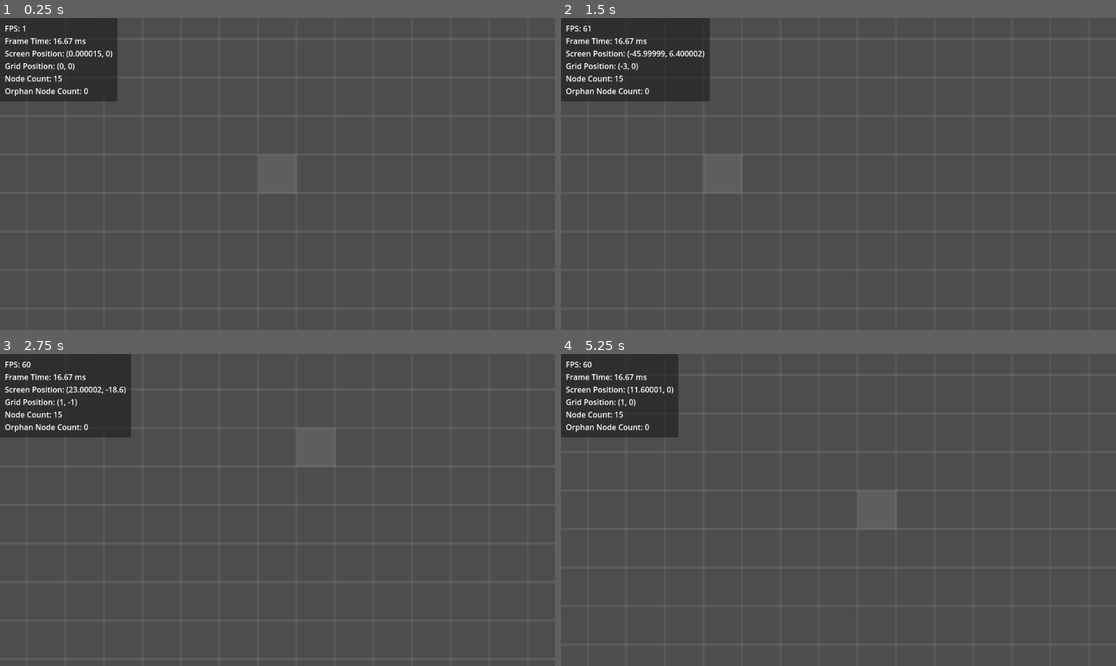
Above: before the commit, frames 1-4 (two rows, left to right).
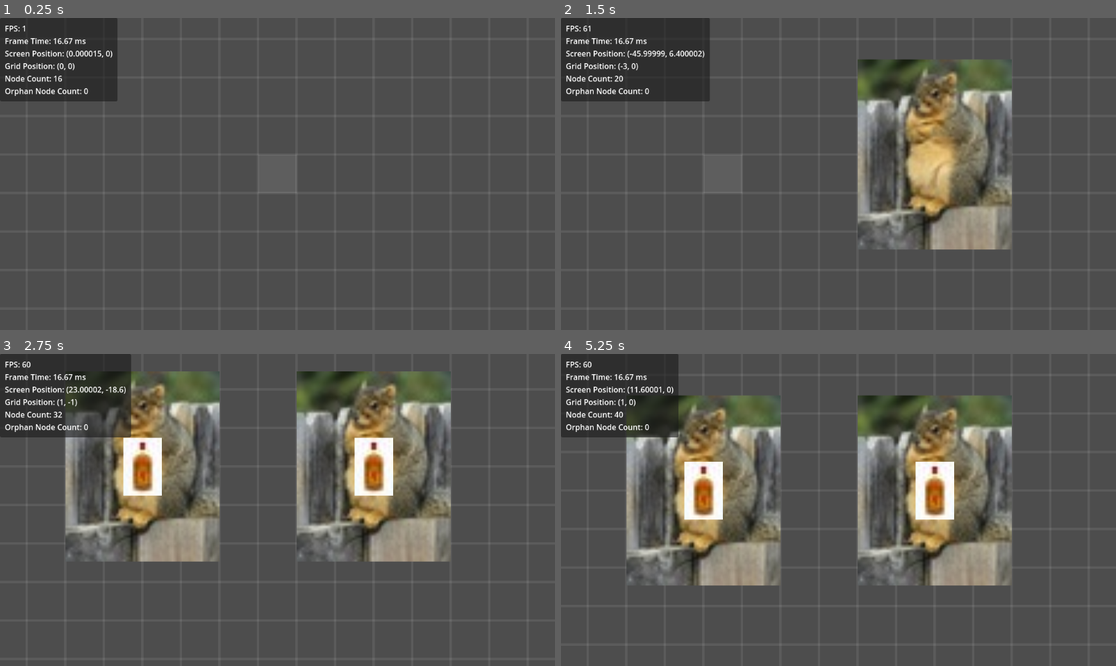
Above: after the commit, the same moments.

Repository: atomazu/vtuber-jam
Game: Godot game, scene res://main.tscn
The game is run twice, just before and just after one commit, with the same random seed, the same clock (stepped at 60 frames per second) and the same inputs.
Inputs (mouse positions are in pixels of both pictures, inside the frame that each line leads up to):
- Up to frame 1 (0.25 s): no input
- Up to frame 2 (1.5 s): tap Enter at 0.5 s; move the mouse to (960, 158) at 0.52 s; click (960, 158) at 0.6 s; right-click (960, 158) at 0.8 s; tap Space at 1.25 s; move the mouse to (727, 189) at 1.27 s; right-click (727, 189) at 1.35 s
- Up to frame 3 (2.75 s): click (166, 525) at 1.55 s; tap Enter at 2 s; move the mouse to (333, 441) at 2.02 s; tap S (cam_down) at 2.1 s; click (333, 441) at 2.17 s; right-click (333, 441) at 2.3 s
- Up to frame 4 (5.25 s): tap Space at 2.75, 4.25 s; move the mouse to (810, 572) at 2.77 s; tap A (cam_left) at 2.85 s; click (810, 572) at 3.05 s; tap Enter at 3.5 s; move the mouse to (1005, 556) at 3.52 s; tap D (cam_right) at 3.6 s; click (1005, 556) at 3.67 s; right-click (1005, 556) at 3.8 s; move the mouse to (672, 463) at 4.27 s; tap W (cam_up) at 4.35 s; click (672, 463) at 4.55 s; move the mouse to (866, 510) at 5.02 s; click (866, 510) at 5.1 s

The runs differ from the first frame. In frame 1, less than 0.1% of the frame differs, in the area x 10-12%, y 18-21%; in frame 2, 12%; in frame 3, 23%; in frame 4, 24%, in the area x 9-82%, y 13-75%.

Commit message:
add auto generated names to buildings, add temp building placement logic with bounds and got rid of those pesky orphans

Diff:
--- a/building_system/building.gd
+++ b/building_system/building.gd
@@ -1,5 +1,9 @@
 class_name Building
 extends Node2D
+
+signal has_died
+
+@onready var projectile_parent = get_tree().get_first_node_in_group("projectiles")
 
 var sprite: Sprite2D
 var sprite_path: String
@@ -17,15 +21,16 @@
 var damage: int
 var projectile
 var projectile_type
-var projectile_factory = ProjectileFactory.new()
-enum BuildingState {IDLE, SHOOTING, DESTROYED}
+var projectile_factory = ProjectileFactory
+
+enum BuildingState { IDLE, SHOOTING, DESTROYED }
+
 
 func _init(building_data: BuildingData):
 	sprite = Sprite2D.new()
 	sprite_path = building_data.sprite_path
 	sprite_death_path = building_data.death_sprite_path
 	sprite.texture = load(sprite_path)
-
 	circle_shape = CircleShape2D.new()
 	circle_shape.radius = building_data.shot_range * Grid.cell_size
 
@@ -48,8 +53,8 @@
 
 func _ready() -> void:
 	add_child(shot_area)
+	add_child(sprite)
 	shot_area.add_child(collision_shape)
-	add_child(sprite)
 
 
 func place(location: Vector2) -> void:
@@ -58,26 +63,33 @@
 
 func remove() -> void:
 	state = BuildingState.DESTROYED
-	remove_child(shot_area)
 	sprite.texture = load(sprite_death_path)
+	collision_shape.disabled = true
+
 	await get_tree().create_timer(2).timeout
+	has_died.emit()
+
+	destroy()
+
+
+func destroy():
+	sprite.queue_free()
+	collision_shape.queue_free()
+	shot_area.queue_free()
 	queue_free()
 
 
-
 func shooting():
-	print(damage)
 	state = BuildingState.SHOOTING
 	enemys = shot_area.get_overlapping_areas()
-	print(enemys[0])
 	target = enemys[0].get_parent()
 	if is_instance_valid(target):
 		projectile = projectile_factory.create_projectile(projectile_type, damage, shot_speed, target, position)
-		get_tree().get_root().add_child.call_deferred(projectile)
+		projectile_parent.add_child.call_deferred(projectile)
 		enemys[0].get_parent().get_damaged(damage)
 		await get_tree().create_timer(firerate).timeout
 	state = BuildingState.IDLE
-	print(health)
+	print("Damage: ", damage,  " | Target: ", target.get_meta("name"), " | Health: ", health)
 
 
 func get_damaged(got_damage: int):
--- a/building_system/building_factory.gd
+++ b/building_system/building_factory.gd
@@ -45,5 +45,5 @@
 			return null
 
 	var b = Building.new(building_data)
-	b.position = Vector2.ZERO
+	b.set_meta("type", type)
 	return b
--- a/building_system/building_manager.gd
+++ b/building_system/building_manager.gd
@@ -4,7 +4,15 @@
 var _buildings: Dictionary = {}
 var _root: Node2D
 var selected_building = ""
-var _factory = BuildingFactory.new()
+var _factory = BuildingFactory
+
+var _instance_names = [
+	"Alpha", "Beta", "Gamma", "Delta", "Epsilon",
+	"Zeta", "Eta", "Theta", "Iota", "Kappa",
+	"Lambda", "Mu", "Nu", "Xi", "Omicron",
+	"Pi", "Rho", "Sigma", "Tau", "Upsilon",
+	"Phi", "Chi", "Psi", "Omega"
+]
 
 func _init(root: Node2D = null):
 	_root = root
@@ -18,6 +26,9 @@
 func building_intersects(building: Building, cell: Vector2) -> bool:
 	var building_rect = Rect2(cell, building.size)
 
+	if not Grid.rect_in_bounds(building_rect):
+		return true
+
 	for other in _buildings:
 		if other != building:
 			var other_rect = Rect2(Grid.world_to_grid(other.position), other.size)
@@ -26,16 +37,31 @@
 	return false
 
 
-func add_building(building, cell: Vector2) -> void:
+
+func add_building(building, cell: Vector2):
+	var created_with_type = false
 	if building is BuildingFactory.Type:
-		building = _factory.create_bulding(building)
+		building = _factory.create_building(building)
+		created_with_type = true
 
 	if not building_intersects(building, cell):
 		_root.add_child(building)
 		_buildings[building] = building
+		building.has_died.connect(_on_building_has_died.bind(building))
 		building.place(Grid.grid_to_world(cell))
+
+		building.set_meta("name", _instance_names[building.get_instance_id() % _instance_names.size()])
+		if created_with_type:
+			return building
 	else:
+		if created_with_type:
+			building.destroy()
 		push_warning("Building intersects, can't place! (Cell: %s)" % str(cell))
+
+
+func _on_building_has_died(building):
+	if _buildings.has(building):
+		_buildings.erase(building)
 
 
 func remove_building(building: Building) -> void:
--- a/camera.gd
+++ b/camera.gd
@@ -11,11 +11,13 @@
 
 var target_zoom: Vector2 = zoom
 var velocity: Vector2 = Vector2.ZERO
+var target_opacity: float = 0.25
 
 
 func _process(delta: float) -> void:
 	update_movement(delta)
 	update_zoom(delta)
+	update_opacity(delta)
 	apply_bounds()
 
 
@@ -30,10 +32,12 @@
 	zoom = zoom.lerp(target_zoom, delta * zoom_speed)
 	zoom = zoom.clamp(Vector2.ONE * min_zoom, Vector2.ONE * max_zoom)
 
-	if zoom > Vector2.ONE * 1.5:
-		Grid.toggle_grid(true)
-	else:
-		Grid.toggle_grid(false)
+	var t = inverse_lerp(max_zoom, min_zoom, (zoom.x + zoom.y) / 2)
+	target_opacity = lerp(0.1, 0.005, t)
+
+
+func update_opacity(delta: float) -> void:
+	Grid.update_opacity(lerp(Grid.get_opacity(), target_opacity, delta * 50))
 
 
 func apply_bounds() -> void:
--- a/main.gd
+++ b/main.gd
@@ -1,12 +1,15 @@
 extends Node
 
-@onready var building_manager: BuildingManager = $BuildingManager
+@onready var building_manager: BuildingManager = BuildingManager.new()
+
+
+func _ready() -> void:
+	add_child(building_manager)
 
 
 func _process(_delta: float) -> void:
 	if Input.is_action_just_pressed("place"):
-
-		pass
+		building_manager.add_building(BuildingFactory.Type.ARROW_TOWER, Grid.get_mouse_cell())
 	elif Input.is_action_just_pressed("remove"):
 		# Remove building at current position
 		pass
--- a/main.tscn
+++ b/main.tscn
@@ -1,16 +1,12 @@
-[gd_scene load_steps=6 format=3 uid="uid://dachgnl8qkq4b"]
+[gd_scene load_steps=5 format=3 uid="uid://dachgnl8qkq4b"]
 
 [ext_resource type="Script" path="res://main.gd" id="1_4i0r6"]
-[ext_resource type="Script" path="res://building_system/building_manager.gd" id="1_40cr7"]
 [ext_resource type="Script" path="res://interface/interface.gd" id="3_5ufib"]
 [ext_resource type="PackedScene" uid="uid://c7xijk2bc4dai" path="res://singletons/grid_display.tscn" id="3_7k4su"]
 [ext_resource type="Script" path="res://camera.gd" id="5_wl8uc"]
 
 [node name="Main" type="Node"]
 script = ExtResource("1_4i0r6")
-
-[node name="BuildingManager" type="Node" parent="."]
-script = ExtResource("1_40cr7")
 
 [node name="Grid Display" parent="." instance=ExtResource("3_7k4su")]
 
@@ -23,6 +19,8 @@
 
 [node name="Buildings" type="Node2D" parent="World" groups=["bm_root"]]
 
+[node name="Projectiles" type="Node2D" parent="World" groups=["projectiles"]]
+
 [node name="CanvasLayer" type="CanvasLayer" parent="."]
 
 [node name="Interface" type="Control" parent="CanvasLayer"]
--- a/projectile_system/projectile_factory.gd
+++ b/projectile_system/projectile_factory.gd
@@ -1,17 +1,17 @@
 class_name ProjectileFactory
 
 
-func create_projectile(type: BuildingData.ShotType, damage: int, speed_modifier: float, target, spawn) -> Projectile:
-    match type:
-        BuildingData.ShotType.ARROW:
-            return Projectile.new(
-                ProjectileData.new(
-                    "res://assets/Arrow.jpeg",
-                    damage,
-                    speed_modifier,
-                    0.5,
-                    target,
-                    spawn
-                )
-            )
-    return
+static func create_projectile(type: BuildingData.ShotType, damage: int, speed_modifier: float, target, spawn) -> Projectile:
+	match type:
+		BuildingData.ShotType.ARROW:
+			return Projectile.new(
+				ProjectileData.new(
+					"res://assets/Arrow.jpeg",
+					damage,
+					speed_modifier,
+					0.5,
+					target,
+					spawn
+				)
+			)
+	return
--- a/singletons/grid.gd
+++ b/singletons/grid.gd
@@ -35,11 +35,26 @@
 
 
 func highlight_cell(pos: Vector2) -> void:
-	if (pos.x > -grid_size.x / 2 and pos.x < grid_size.x / 2
-	and pos.y > -grid_size.y / 2 and pos.y < grid_size.y / 2):
+	if is_in_bounds(pos):
 		var rect = Rect2(grid_to_world(pos), Vector2(cell_size, cell_size))
 		_draw_queue.append({"rect": rect})
 	queue_redraw()
+
+
+func is_in_bounds(cell) -> bool:
+	return (cell.x > -grid_size.x / 2 and cell.x < grid_size.x / 2
+	and cell.y > -grid_size.y / 2 and cell.y < grid_size.y / 2)
+
+
+func rect_in_bounds(rect: Rect2) -> bool:
+	var half_size = rect.size / 2
+	var top_left = rect.position - half_size
+	var bottom_right = rect.position + half_size
+
+	return (is_in_bounds(top_left) and
+			is_in_bounds(bottom_right) and
+			is_in_bounds(Vector2(top_left.x, bottom_right.y)) and
+			is_in_bounds(Vector2(bottom_right.x, top_left.y)))
 
 
 func _draw() -> void:
@@ -54,6 +69,10 @@
 
 
 func update_opacity(opacity: float):
-	_grid_display.border_color.a = opacity
+	#_grid_display.border_color.a = opacity
 	_grid_display.hline_color.a = opacity
 	_grid_display.vline_color.a = opacity
+
+
+func get_opacity() -> float:
+	return _grid_display.hline_color.a
